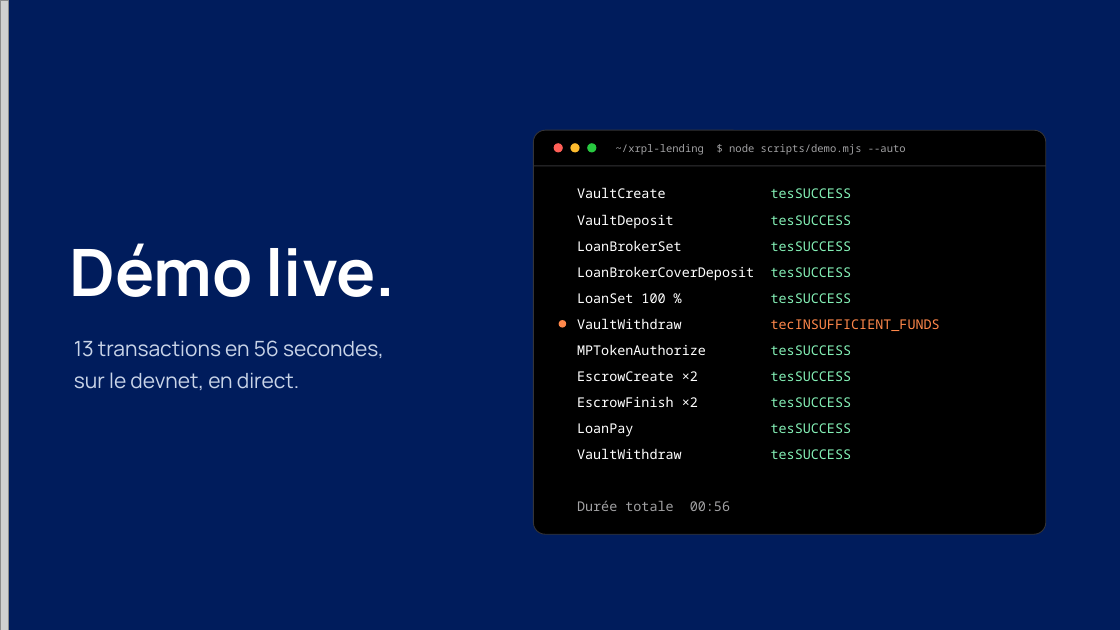
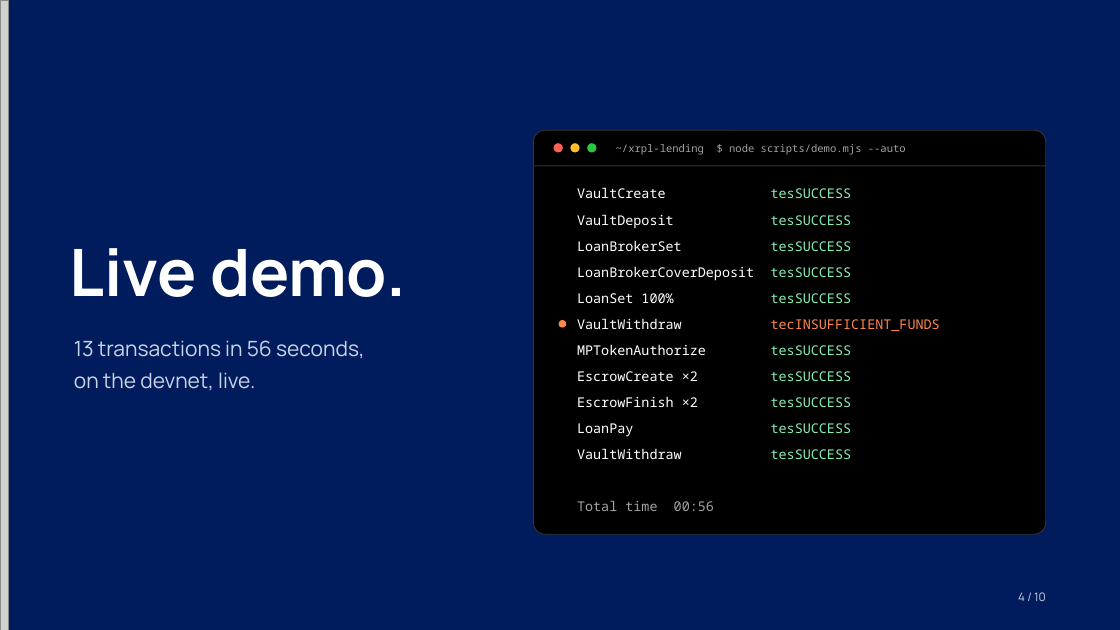
Before and after one commit to charlyppr/exit-lane-xrpl, a slide deck: slide 4 of deck/exit-lane.pptx. Drawn at 1120x630 pixels with LibreOffice and Linux fonts; fonts in the diff are those of the drawing; grey boxes stand for pictures. Boxes give left, top, right and bottom in pixels: in the first picture for what was removed or moved away, otherwise in the second. Text is boxed around its words. In the diff, an @@ line names an element or a change of style, - is before the commit and + after.

```diff
--- a/deck/exit-lane.pptx
+++ b/deck/exit-lane.pptx
@@ text at (70, 248, 406, 297): text changed @@
-Démo live.
+Live demo.
@@ text at (577, 293, 852, 303): spaces changed @@
-LoanSet 100 % tesSUCCESS
+LoanSet 100% tesSUCCESS
@@ text at (74, 340, 364, 390): text changed @@
-13 transactions en 56 secondes,
-sur le devnet, en direct.
+13 transactions in 56 seconds,
+on the devnet, live.
@@ text at (577, 501, 714, 511): text changed @@
-Durée totale 00:56
+Total time 00:56
@@ text added at (1018, 592, 1046, 601), 10 pt, text #C9D4E8 @@
+4 / 10
```
Also in this commit, not shown: 8 other slides changed, 1 slide added, 1 slide removed, 4 other files.
